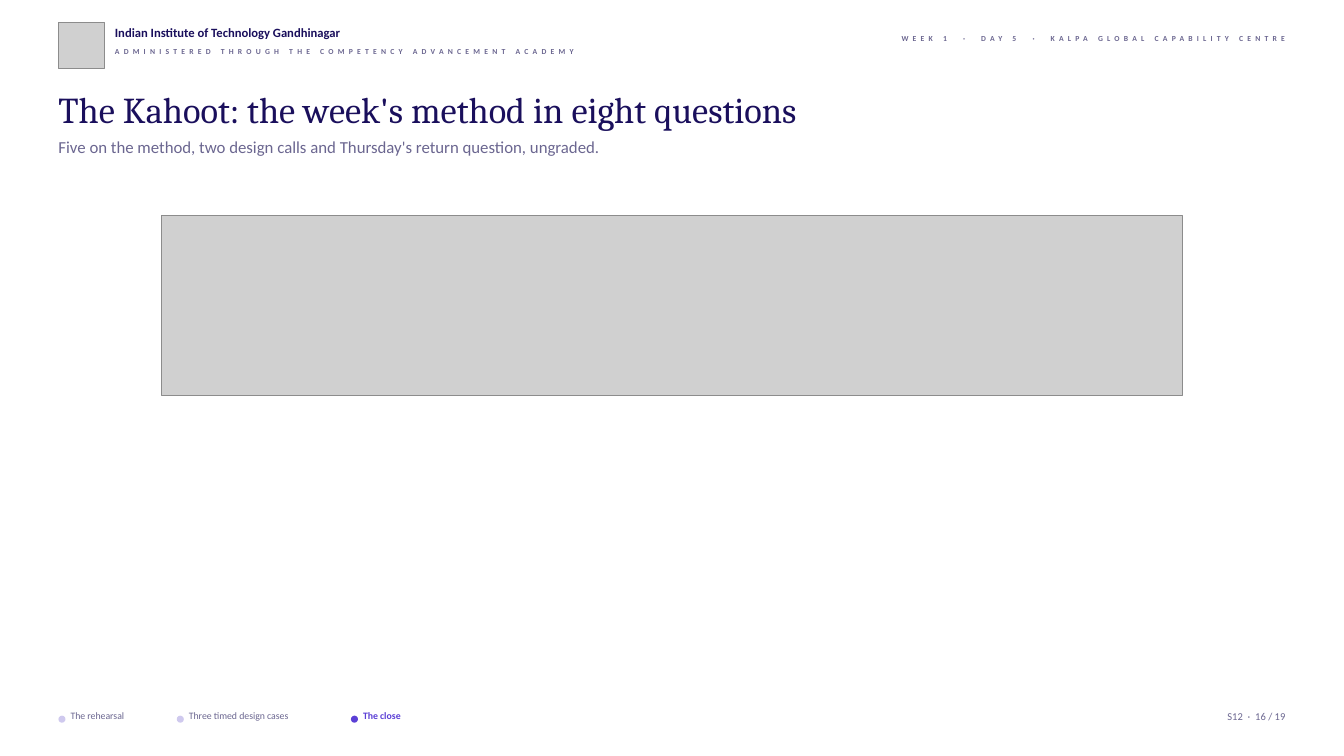
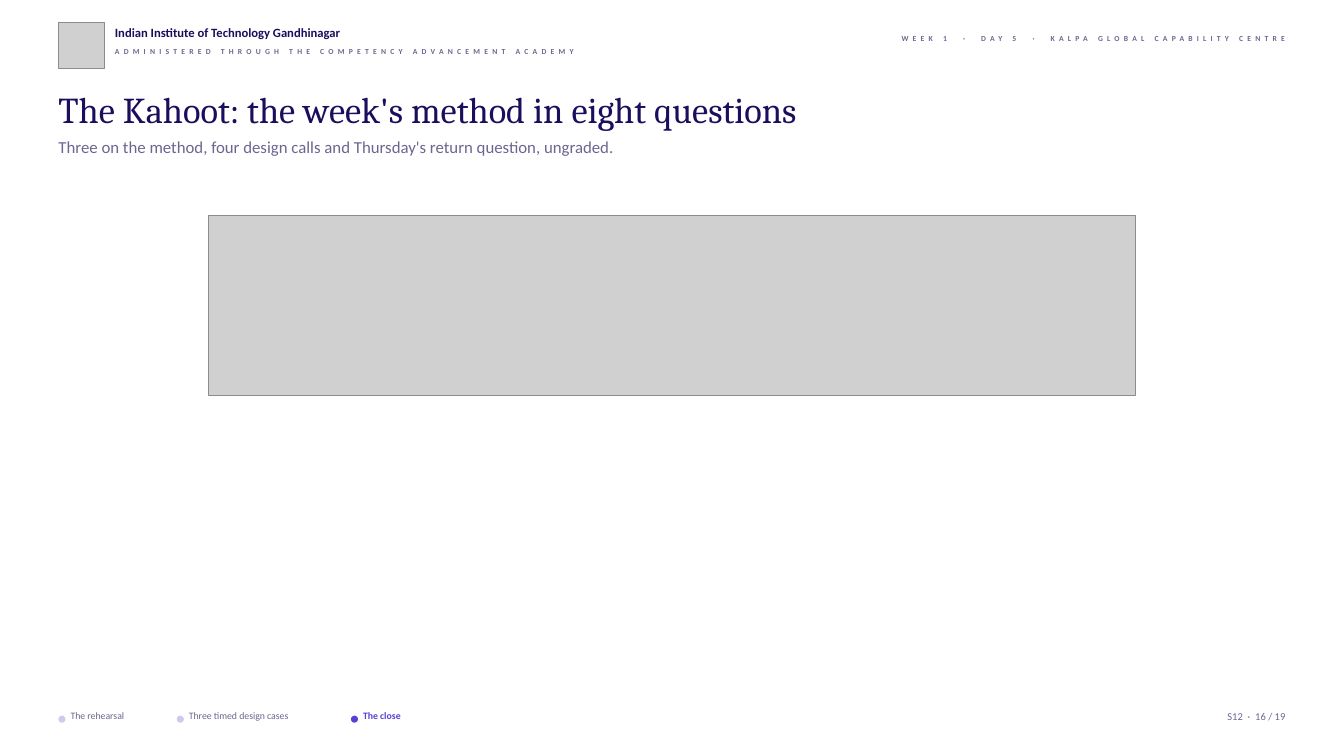
Before and after one commit to fde-academy-lab/c2-content-factory, a slide deck: slide 16 of content/W01/D5/slides/C2_W01_D05_rehearsal_STUDENT.pptx. Drawn at 1344x756 pixels with LibreOffice and Linux fonts; fonts in the diff are those of the drawing; grey boxes stand for pictures; background and template pictures are left out. Boxes give left, top, right and bottom in pixels: in the first picture for what was removed or moved away, otherwise in the second. Text is boxed around its words. In the diff, an @@ line names an element or a change of style, - is before the commit and + after.

```diff
--- a/content/W01/D5/slides/C2_W01_D05_rehearsal_STUDENT.pptx
+++ b/content/W01/D5/slides/C2_W01_D05_rehearsal_STUDENT.pptx
@@ text at (x1=58, y1=141, x2=613, y2=156): text changed @@
-Five on the method, two design calls and Thursday's return question, ungraded.
+Three on the method, four design calls and Thursday's return question, ungraded.
@@ picture resized from (x1=161, y1=216, x2=1182, y2=395) to (x1=208, y1=216, x2=1135, y2=395) @@
```
Also in this commit, not shown: 7 other slides changed, 4 other files.
